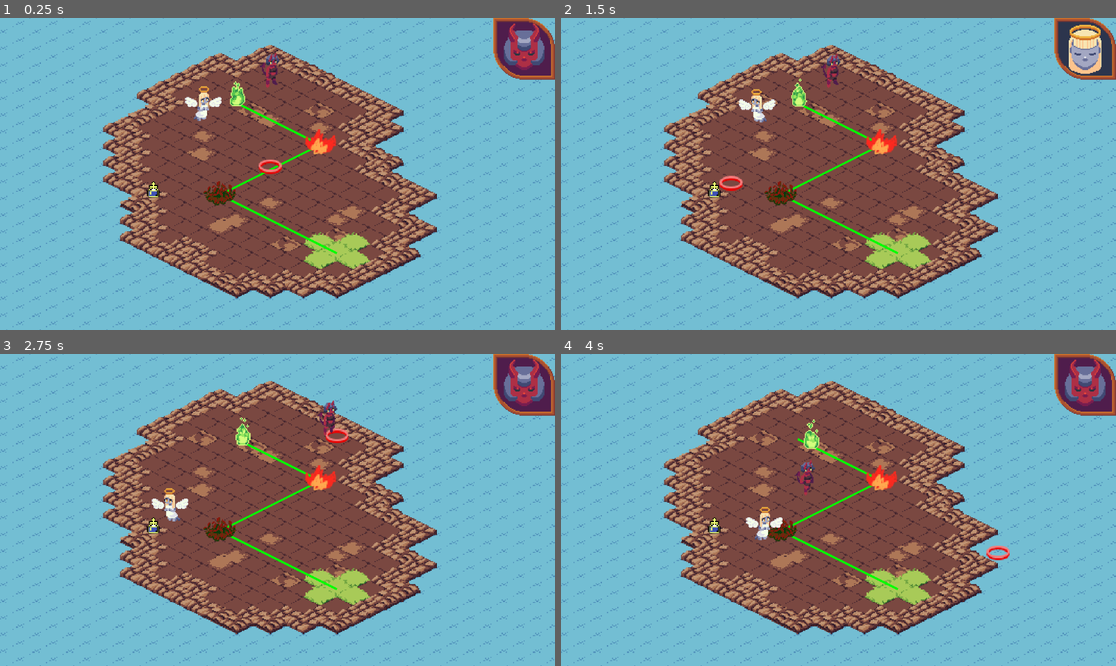
Above: before the commit, frames 1-4 (two rows, left to right).
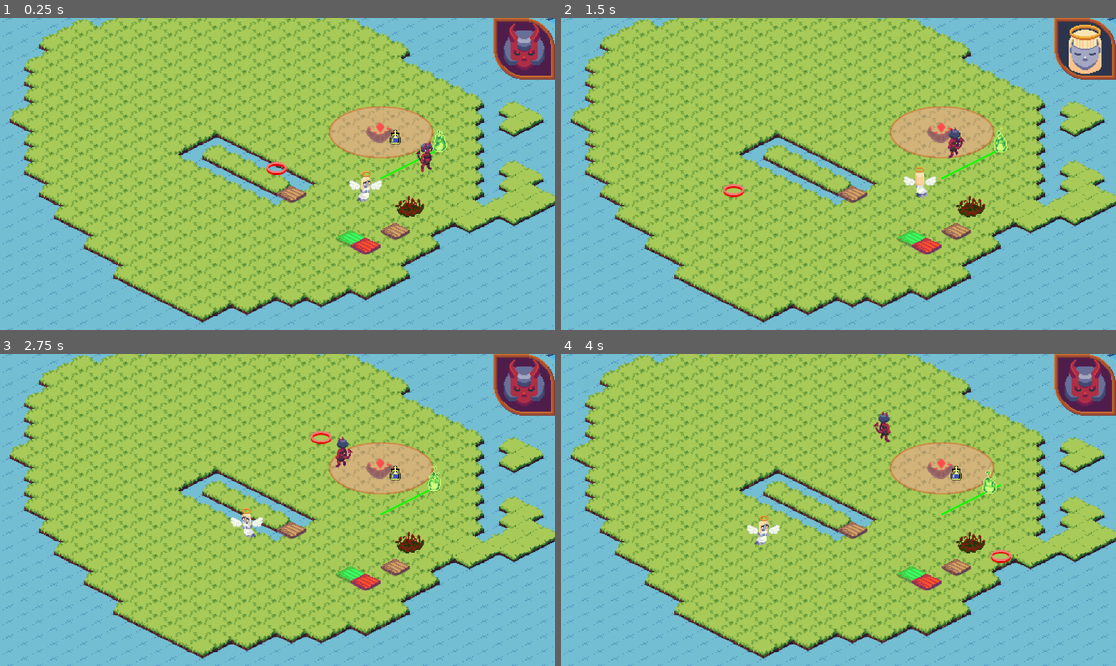
Above: after the commit, the same moments.

Repository: amdevcic/mashup-jam
Game: Godot game, scene res://Scenes/game.tscn
Same seed, same stepped clock (60 frames per second), same inputs: the game is played once before the commit and once after it.
Inputs (mouse positions are in pixels of both pictures, inside the frame that each line leads up to):
- Up to frame 1 (0.25 s): no input
- Up to frame 2 (1.5 s): tap Enter at 0.5 s; move the mouse to (960, 158) at 0.52 s; tap E at 0.6, 1.35 s; click (960, 158) at 0.67 s; tap Space at 0.77 s; move the mouse to (727, 189) at 1.27 s; click (727, 189) at 1.42 s
- Up to frame 3 (2.75 s): tap Space at 1.52 s; move the mouse to (333, 441) at 2.02 s; tap Shift at 2.1 s; click (333, 441) at 2.17 s; tap E at 2.3 s
- Up to frame 4 (4 s): move the mouse to (810, 572) at 2.77 s; tap E at 2.85, 3.6 s; click (810, 572) at 2.92 s; tap Space at 3.02, 3.77 s; move the mouse to (1005, 556) at 3.52 s; click (1005, 556) at 3.67 s

The runs differ from the first frame. In frame 1, 68% of the frame differs, in the area x 0-100%, y 0-100%; in frame 2, 68%; in frame 3, 68%; in frame 4, 68%.

Commit message:
add cursed and blessed tile flipping (buggy)

Diff:
--- a/Resources/tileset.tres
+++ b/Resources/tileset.tres
@@ -7,6 +7,8 @@
 [ext_resource type="PackedScene" uid="uid://bhgiuddml1mu2" path="res://Scenes/holywater.tscn" id="4_q74hy"]
 [ext_resource type="PackedScene" uid="uid://f7ndvu8reu0n" path="res://Scenes/thorns.tscn" id="5_5285y"]
 [ext_resource type="PackedScene" uid="uid://cui0o37gf3ub8" path="res://Scenes/flowers.tscn" id="6_x5grj"]
+[ext_resource type="PackedScene" uid="uid://c3lldonjrbumd" path="res://Scenes/blessedTile.tscn" id="7_b52xs"]
+[ext_resource type="PackedScene" uid="uid://gk3pl2qn81yy" path="res://Scenes/cursedTile.tscn" id="8_fcca3"]
 
 [sub_resource type="TileSetScenesCollectionSource" id="TileSetScenesCollectionSource_a1m5x"]
 scenes/0/scene = ExtResource("2_nx6xs")
@@ -15,6 +17,8 @@
 scenes/3/scene = ExtResource("4_q74hy")
 scenes/4/scene = ExtResource("5_5285y")
 scenes/5/scene = ExtResource("6_x5grj")
+scenes/6/scene = ExtResource("7_b52xs")
+scenes/7/scene = ExtResource("8_fcca3")
 
 [sub_resource type="NavigationPolygon" id="NavigationPolygon_xlfjv"]
 vertices = PackedVector2Array(16, 0, 0, 8, -16, 0, 0, -8)
--- /dev/null
+++ b/Scenes/blessedTile.tscn
@@ -0,0 +1,10 @@
+[gd_scene load_steps=3 format=3 uid="uid://c3lldonjrbumd"]
+
+[ext_resource type="Texture2D" uid="uid://c0nvb3hta7xbd" path="res://Assets/Sprites/blessedtile.png" id="1_8s80n"]
+[ext_resource type="Script" path="res://Scenes/blessed_tile.gd" id="1_kpxga"]
+
+[node name="BlessedTile" type="Node2D"]
+script = ExtResource("1_kpxga")
+
+[node name="Sprite2D" type="Sprite2D" parent="."]
+texture = ExtResource("1_8s80n")
--- /dev/null
+++ b/Scenes/blessed_tile.gd
@@ -0,0 +1,30 @@
+extends Node2D
+
+@onready var parentNode = get_node("../../..") #should be "Game"
+
+var ground: TileMapLayer
+var obstacles: TileMapLayer
+
+var angel
+var demon
+var soul
+
+var posOnGrid
+
+func _ready() -> void:
+	ground = MapManager.groundMap
+	obstacles = MapManager.obstaclesMap
+
+	angel = parentNode.find_child("Angel")
+	demon = parentNode.find_child("Demon")
+	soul = parentNode.find_child("Soul")
+
+	posOnGrid = ground.local_to_map(global_position)
+
+func _input(event):
+	if event is InputEventKey and event.keycode == KEY_E and event.pressed and angel.isActive:
+		var angelPos = ground.local_to_map(angel.global_position)
+		if obstacles.get_cell_alternative_tile(angelPos) == 6: #on blessed tile
+			obstacles.erase_cell(angelPos)
+			obstacles.set_cell(angelPos, 0, Vector2i(0, 0), 7) #change to cursed tile
+			Signals.emit_signal('blessToCurse', posOnGrid)
--- /dev/null
+++ b/Scenes/cursedTile.tscn
@@ -0,0 +1,10 @@
+[gd_scene load_steps=3 format=3 uid="uid://gk3pl2qn81yy"]
+
+[ext_resource type="Texture2D" uid="uid://b3ktjmdoegc57" path="res://Assets/Sprites/cursedtile.png" id="1_1lxqk"]
+[ext_resource type="Script" path="res://Scenes/cursed_tile.gd" id="1_6mr6g"]
+
+[node name="CursedTile" type="Node2D"]
+script = ExtResource("1_6mr6g")
+
+[node name="Sprite2D" type="Sprite2D" parent="."]
+texture = ExtResource("1_1lxqk")
--- /dev/null
+++ b/Scenes/cursed_tile.gd
@@ -0,0 +1,34 @@
+extends Node2D
+
+@onready var parentNode = get_node("../../..") #should be "Game"
+
+var ground: TileMapLayer
+var obstacles: TileMapLayer
+
+var angel
+var demon
+var soul
+
+var posOnGrid
+
+func _ready() -> void:
+	ground = MapManager.groundMap
+	obstacles = MapManager.obstaclesMap
+
+	angel = parentNode.find_child("Angel")
+	demon = parentNode.find_child("Demon")
+	soul = parentNode.find_child("Soul")
+
+	posOnGrid = ground.local_to_map(global_position)
+
+func _input(event):
+	if event is InputEventKey and event.keycode == KEY_E and event.pressed and angel.isActive:
+		var angelPos = ground.local_to_map(angel.global_position)
+		if obstacles.get_cell_alternative_tile(angelPos) == 7: #on cursed tile
+			obstacles.erase_cell(angelPos)
+			obstacles.set_cell(angelPos, 0, Vector2i(0, 0), 6) #change to blessed tile
+			Signals.emit_signal('curseToBless', posOnGrid)
+
+func _physics_process(delta: float) -> void:
+	if posOnGrid == ground.local_to_map(soul.global_position):
+		Signals.emit_signal("soulTouchedFire", posOnGrid)
--- a/Scenes/game.tscn
+++ b/Scenes/game.tscn
@@ -1,7 +1,7 @@
 [gd_scene load_steps=12 format=3 uid="uid://dmmrgfbf8aecw"]
 
 [ext_resource type="Script" path="res://Scripts/game.gd" id="1_5i71y"]
-[ext_resource type="PackedScene" uid="uid://b6yo4km1gxh5" path="res://Scenes/level1.tscn" id="2_a1vsq"]
+[ext_resource type="PackedScene" uid="uid://gfnfsa1h6dja" path="res://Scenes/level.tscn" id="2_81s6e"]
 [ext_resource type="PackedScene" uid="uid://c4r52krv6opdp" path="res://Scenes/demon.tscn" id="2_h300b"]
 [ext_resource type="PackedScene" uid="uid://dd1lei4unmq8a" path="res://Scenes/level2.tscn" id="3_eb2sd"]
 [ext_resource type="PackedScene" uid="uid://b7pluydprlt76" path="res://Scenes/angel.tscn" id="3_pfgay"]
@@ -17,7 +17,7 @@
 script = ExtResource("1_5i71y")
 loseScreen = NodePath("LoseScreen")
 winScreen = NodePath("WinScreen")
-levels = Array[PackedScene]([ExtResource("2_a1vsq"), ExtResource("3_eb2sd")])
+levels = Array[PackedScene]([ExtResource("2_81s6e"), ExtResource("3_eb2sd")])
 
 [node name="Demon" parent="." instance=ExtResource("2_h300b")]
 
--- a/Scenes/level.tscn
+++ b/Scenes/level.tscn
@@ -20,9 +20,13 @@
 
 [node name="Obstacles" type="TileMapLayer" parent="." groups=["connections"]]
 y_sort_enabled = true
-tile_map_data = PackedByteArray("AAD//yYAAAAAAAAAAQD//ycAAAAAAAAAAQAHACAAAAAAAAAAAgABACcAAAAAAAAAAAAAACEAAAAAAAAAAAD//yQAAAAAAAAAAwAHACEAAAAAAAAAAwADACYAAAAAAAAABAA=")
+tile_map_data = PackedByteArray("AAAHACAAAAAAAAAAAgABACcAAAAAAAAAAAAAACEAAAAAAAAAAAAHACEAAAAAAAAAAwADACYAAAAAAAAABAD//yYAAAAAAAAABgD//ycAAAAAAAAABwA=")
 tile_set = ExtResource("2_q0b0g")
 
 [node name="PositionIndicator" type="Sprite2D" parent="."]
 texture = ExtResource("3_oggv0")
 script = ExtResource("4_fxgd7")
+
+[node name="Camera2D" type="Camera2D" parent="."]
+position = Vector2(529, 251)
+zoom = Vector2(1.925, 1.925)
--- a/Scripts/Singletons/signalManager.gd
+++ b/Scripts/Singletons/signalManager.gd
@@ -2,3 +2,6 @@
 
 signal towerDestroyed
 signal soulTouchedFire
+
+signal blessToCurse
+signal curseToBless
--- a/Scripts/level.gd
+++ b/Scripts/level.gd
@@ -55,6 +55,8 @@
 	print(get_tree().get_nodes_in_group('connections'))
 
 	Signals.towerDestroyed.connect(_on_tower_destroyed)
+	Signals.blessToCurse.connect(_on_bless_flipped)
+	Signals.curseToBless.connect(_on_curse_flipped)
 
 
 func initLevel(demon: Player, angel: Player, soul: Node2D):
@@ -133,10 +135,16 @@
 							astarGrid.set_point_solid(Vector2i(x, y))
 
 				elif layer.name == "Obstacles":
-					if altTileData == 0: #check for plank
-						astarGrid.set_point_solid(Vector2i(x, y), false)
-					if altTileData == 2: #check for tower
-						astarGrid.set_point_solid(Vector2i(x, y))
+					match altTileData:
+						0: #check for plank
+							astarGrid.set_point_solid(Vector2i(x, y), false)
+						2: #check for tower
+							astarGrid.set_point_solid(Vector2i(x, y))
+						6: #check for blessed
+							astarGrid.set_point_solid(Vector2i(x, y))
+						7: #check for cursed
+							astarGrid.set_point_solid(Vector2i(x, y), false)
+
 
 	astarGrid.update()
 
@@ -172,3 +180,17 @@
 			if not(i == x-2 and j == y-2) and not(i == x+2 and j == y+2) and not(i == x-2 and j == y+2) and not(i == x+2 and j == y-2): #5x5 except corners
 				astarGridAngel.set_point_solid(Vector2i(i, j), false)
 	updateAngelAstar()
+
+func _on_bless_flipped(tilePos):
+	var x = tilePos.x
+	var y = tilePos.y
+
+	astarGrid.set_point_solid(Vector2i(x, y), false)
+	astarGrid.update()
+
+func _on_curse_flipped(tilePos):
+	var x = tilePos.x
+	var y = tilePos.y
+
+	astarGrid.set_point_solid(Vector2i(x, y))
+	astarGrid.update()
Binary file added: Assets/Sprites/blessedtile.png
Not shown, added: Assets/Sprites/blessedtile.png.import
Binary file added: Assets/Sprites/cursedtile.png
Not shown, added: Assets/Sprites/cursedtile.png.import
Not shown: 1 places in Resources/tileset.tres that only renumber resources
